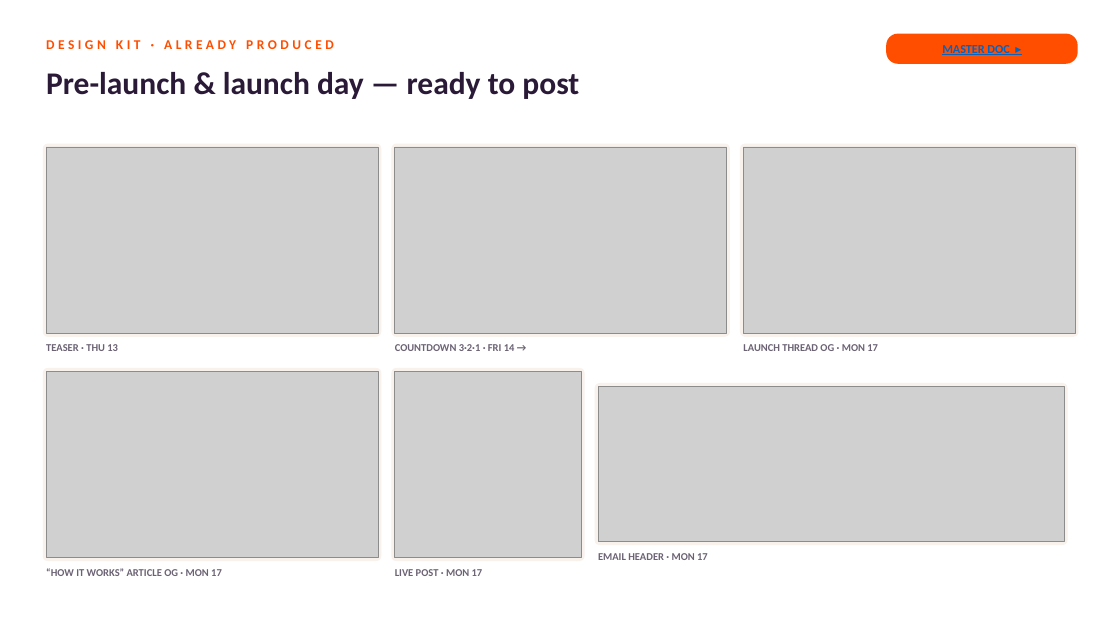
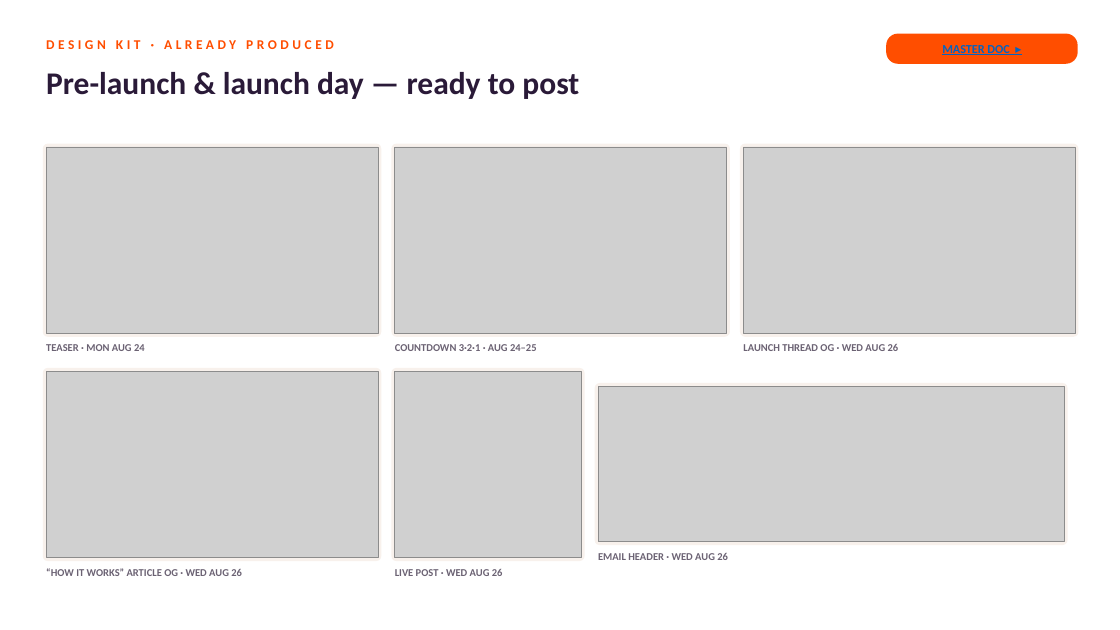
Before and after one commit to sergiogenlayer/predictionmarket, a slide deck: slide 10 of marketing/Rally_Permissionless_Campaigns_Plan.pptx. Drawn at 1120x630 pixels with LibreOffice and Linux fonts; fonts in the diff are those of the drawing; grey boxes stand for pictures. Boxes give left, top, right and bottom in pixels: in the first picture for what was removed or moved away, otherwise in the second. Text is boxed around its words. In the diff, an @@ line names an element or a change of style, - is before the commit and + after.

```diff
--- a/marketing/Rally_Permissionless_Campaigns_Plan.pptx
+++ b/marketing/Rally_Permissionless_Campaigns_Plan.pptx
@@ text at (x1=46, y1=344, x2=145, y2=351): text changed @@
-TEASER · THU 13
+TEASER · MON AUG 24
@@ text at (x1=395, y1=344, x2=537, y2=351): text changed @@
-COUNTDOWN 3·2·1 · FRI 14 →
+COUNTDOWN 3·2·1 · AUG 24–25
@@ text at (x1=743, y1=344, x2=899, y2=351): text changed @@
-LAUNCH THREAD OG · MON 17
+LAUNCH THREAD OG · WED AUG 26
@@ text at (x1=46, y1=568, x2=242, y2=576): text changed @@
-“HOW IT WORKS” ARTICLE OG · MON 17
+“HOW IT WORKS” ARTICLE OG · WED AUG 26
@@ text at (x1=395, y1=569, x2=503, y2=576): text changed @@
-LIVE POST · MON 17
+LIVE POST · WED AUG 26
@@ text at (x1=598, y1=553, x2=728, y2=560): text changed @@
-EMAIL HEADER · MON 17
+EMAIL HEADER · WED AUG 26
```
Also in this commit, not shown: 9 other slides changed, 8 other files.
